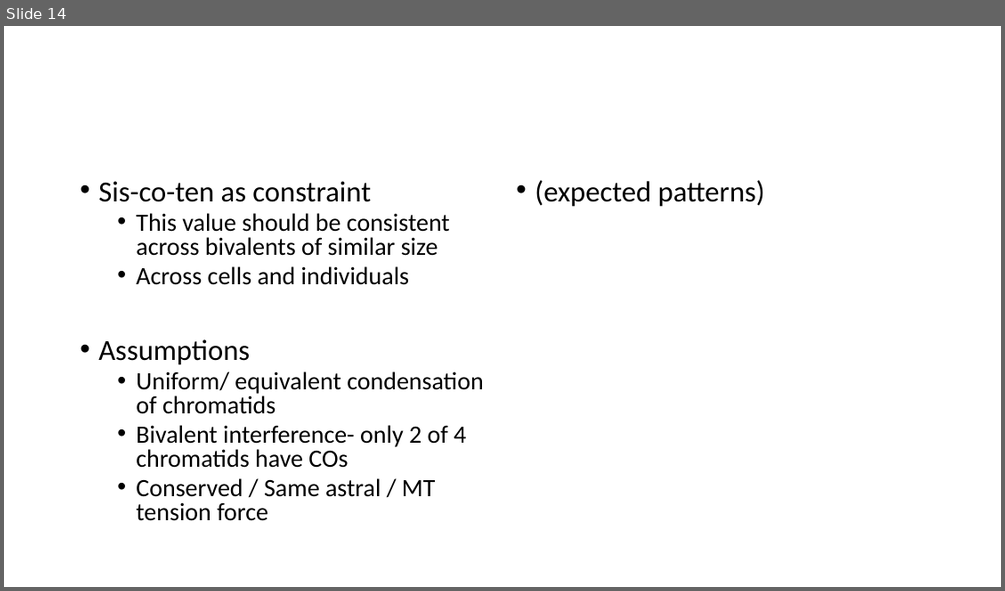
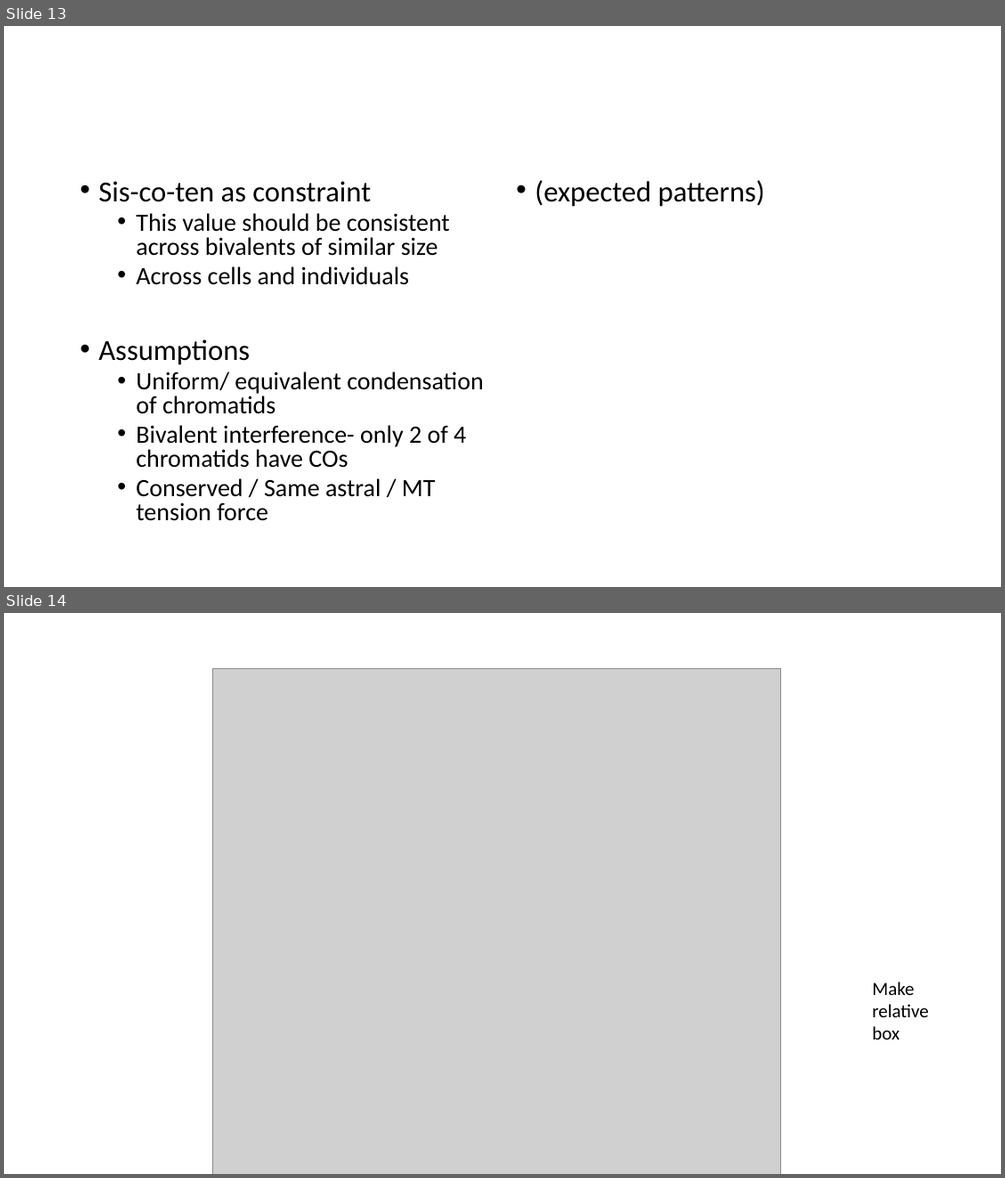
Before and after one commit to petersoapes/MLH1repo, a slide deck: AP_lab_meeting_9.11.19.pptx. Shown one above the other, each under a label of ours: slide 14 before the commit, slides 13 and 14 after it. The pictures are 1005x591 and 1005x1178 pixels, drawn with LibreOffice and Linux fonts; fonts in the diff are those of the drawing; grey boxes stand for pictures. Boxes give left, top, right and bottom in pixels: in the first picture for what was removed or moved away, otherwise in the second. Text is boxed around its words. In the diff, an @@ line names an element or a change of style, - is before the commit and + after.

```diff
--- a/AP_lab_meeting_9.11.19.pptx
+++ b/AP_lab_meeting_9.11.19.pptx
@@ slide 14 added at <box>4,613,1001,1174</box>, background #FFFFFF @@
@@ picture added at <box>212,668,781,1174</box> @@
@@ text added at <box>872,981,929,1039</box>, 18 pt, text #000000 @@
+Make relative box
@@ what was slide 14 is now slide 13 @@
```
Also in this commit, not shown: 3 slides changed, 4 other slides added, 5 slides removed, 1 other file.
